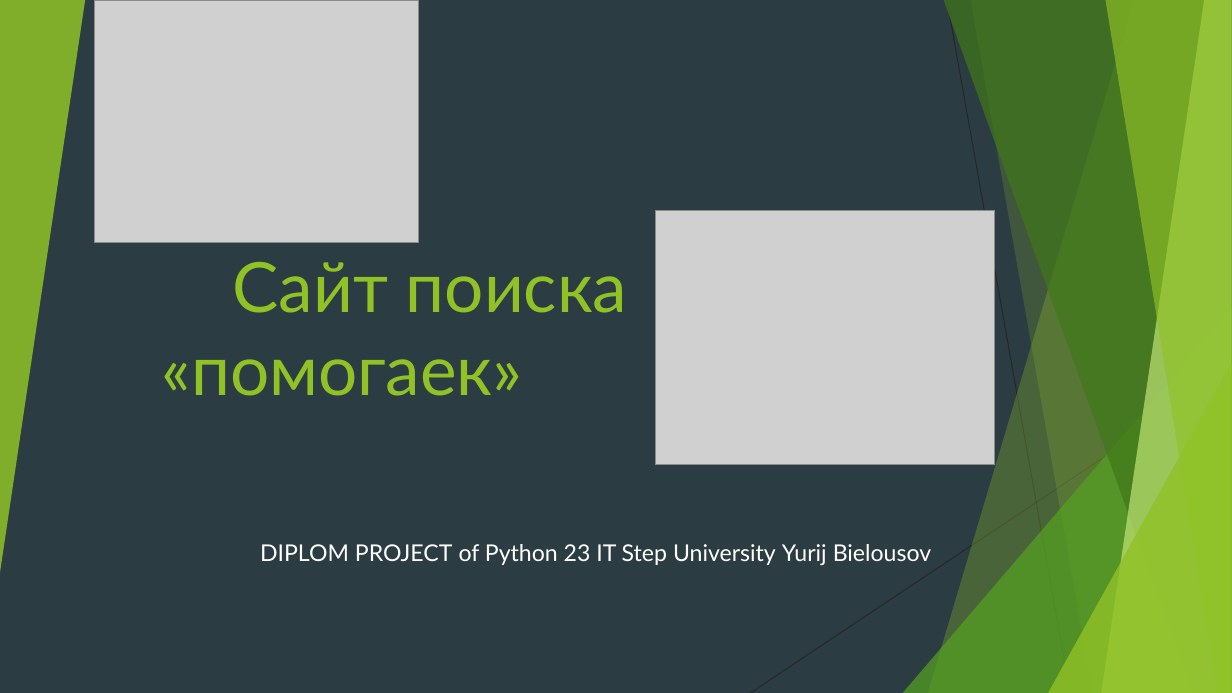
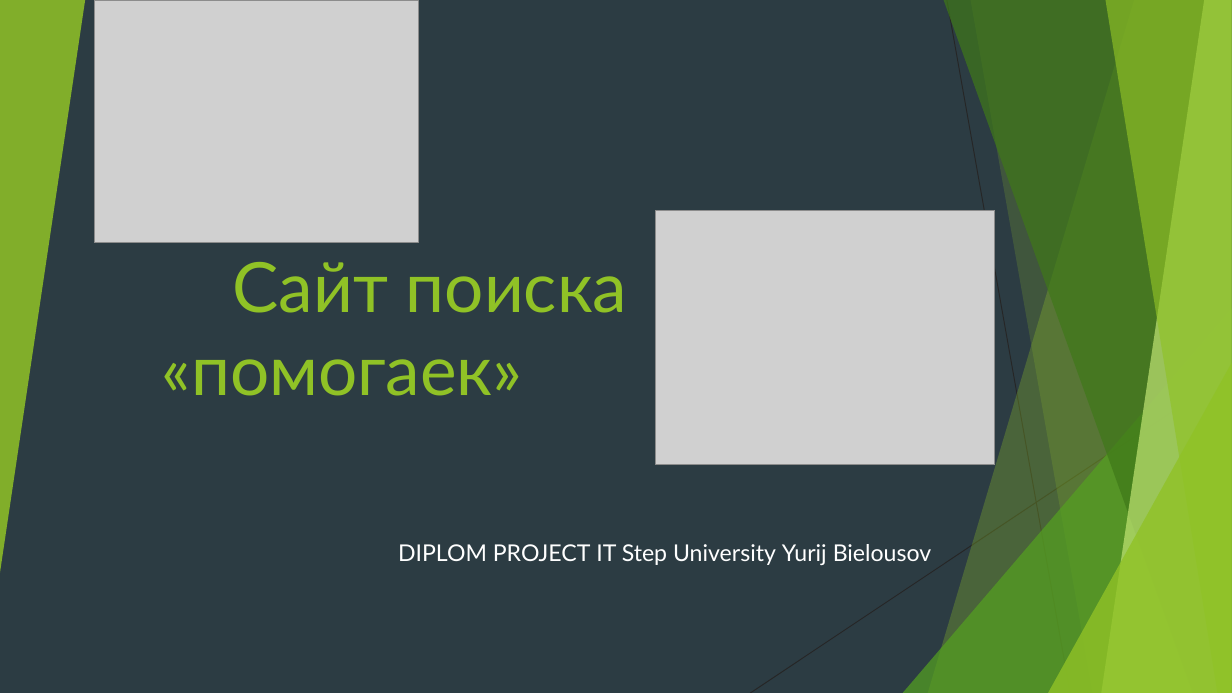
Before and after one commit to Yurij-Bielousov-Dnepr/helpySamui, a slide deck: slide 1 of доки/DIPLOM_PROJECT2.pptx. Drawn at 1232x693 pixels with LibreOffice and Linux fonts; fonts in the diff are those of the drawing; grey boxes stand for pictures. Boxes give left, top, right and bottom in pixels: in the first picture for what was removed or moved away, otherwise in the second. Text is boxed around its words. In the diff, an @@ line names an element or a change of style, - is before the commit and + after.

```diff
--- a/доки/DIPLOM_PROJECT2.pptx
+++ b/доки/DIPLOM_PROJECT2.pptx
@@ subtitle at box(398, 544, 932, 565): text changed @@
-DIPLOM PROJECT of Python 23 IT Step University Yurij Bielousov
+DIPLOM PROJECT IT Step University Yurij Bielousov
```
Also in this commit, not shown: 2 other slides changed, 7 other files.
